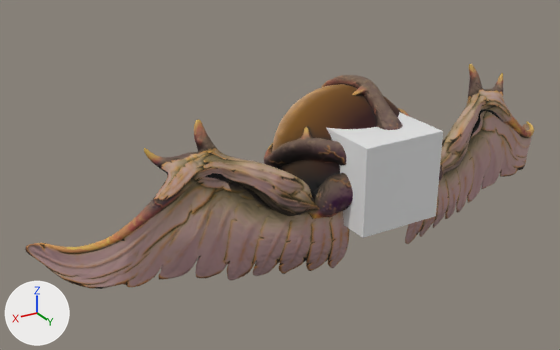
The FBX model Assets/Models/Enemies/SmallAngel/Meshes/smallAngel.fbx: old version first, new version second.
Rendered twice from a 50 mm lens placed at (6.43, 8.1, 4.26), pointed at (0.9, -1.12, -0.35). The axes (+X, +Y, +Z) are drawn at lower left. The lights are the same throughout. The older version comes first. Where no turn or scale is listed for an object, it has been applied to the vertices.

Script lines for the objects in view, before the commit:
```python
me_cube_001 = bpy.data.meshes.new('Cube.001')
me_cube_001.from_pydata(...)  # a box spanning x -0.649..0.649, y -0.649..0.649, z -0.649..0.649
me_mesh = bpy.data.meshes.new('Mesh')
me_mesh.from_pydata(...)  # 346 vertices, 344 faces; spans x -1.08..1.08, y -1.07..1.16, z -1.08..1.08
me_mesh.materials.append(mat_smalleyeangel_mat)
me_mesh_001 = bpy.data.meshes.new('Mesh.001')
me_mesh_001.from_pydata(...)  # 2468 vertices, 2464 faces; spans x -4.71..4.64, y -1.23..0.53, z -0.67..1.14
me_mesh_001.materials.append(mat_smalleyeangel_mat)
ob_controller = bpy.data.objects.new('Controller', me_cube_001)
ob_controller.location = (0.0, 0.0, -0.04)
ob_eye_lp = bpy.data.objects.new('eye_lp', me_mesh)
ob_eye_lp.location = (0.0, -0.85, -0.11)
ob_wings_lp = bpy.data.objects.new('wings_lp', me_mesh_001)
ob_wings_lp.location = (-0.01, -0.32, -0.78)
# also in view: 'bones_lp' at (-0.09, -0.61, -0.1)
```
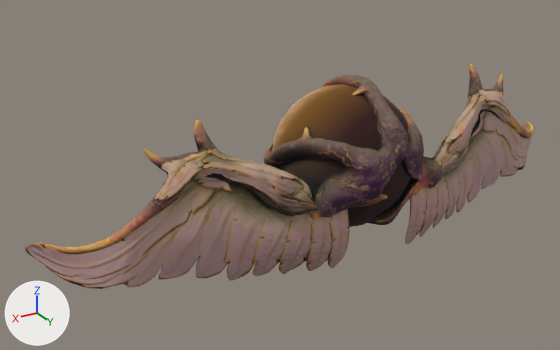
Diff of the bpy script that builds the scene:
```diff
--- a/Assets/Models/Enemies/SmallAngel/Meshes/smallAngel.fbx.py
+++ b/Assets/Models/Enemies/SmallAngel/Meshes/smallAngel.fbx.py
@@ ob_controller @@
-ob_controller = bpy.data.objects.new('Controller', me_cube_001)
-ob_controller.location = (0.0, 0.0, -0.04)
```

Location of each change, (x1, y1, x2, y2) in pixels of the pictures (560 x 350 px):
'Controller', deleted
    before: (326, 112, 443, 238)
